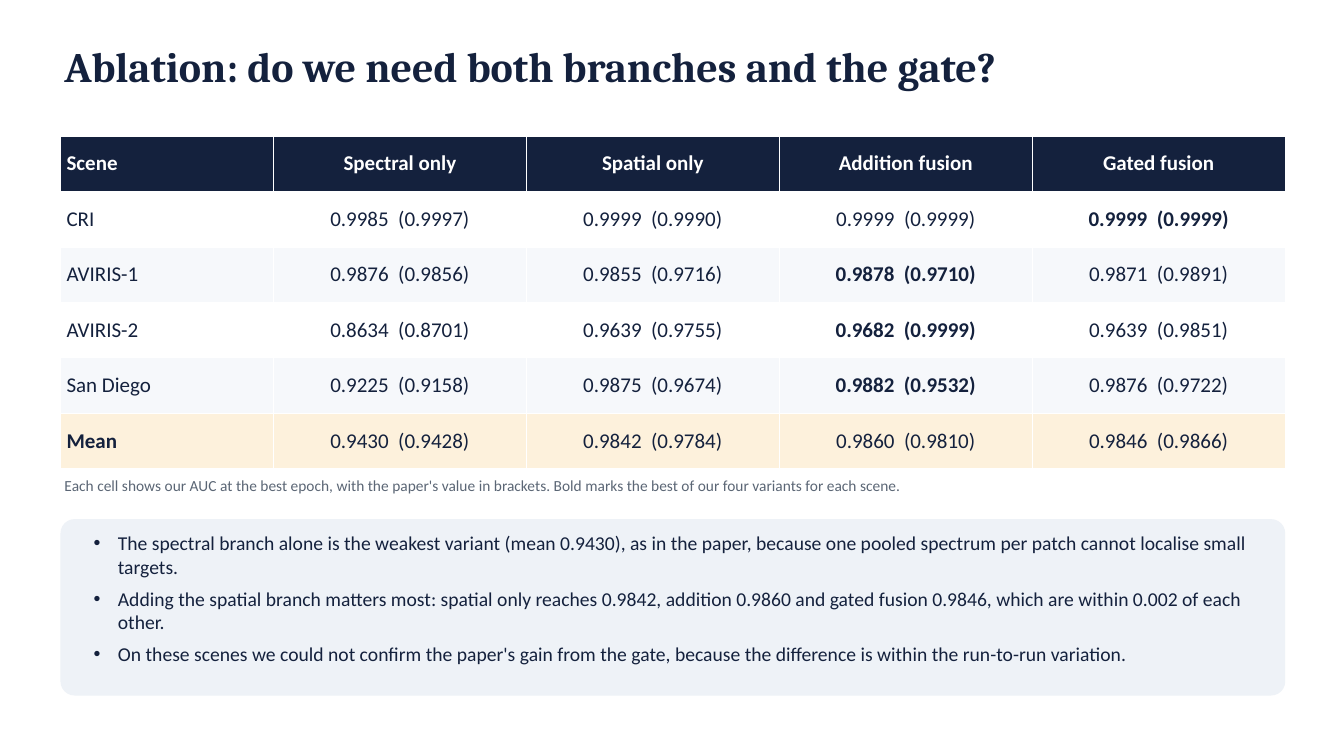
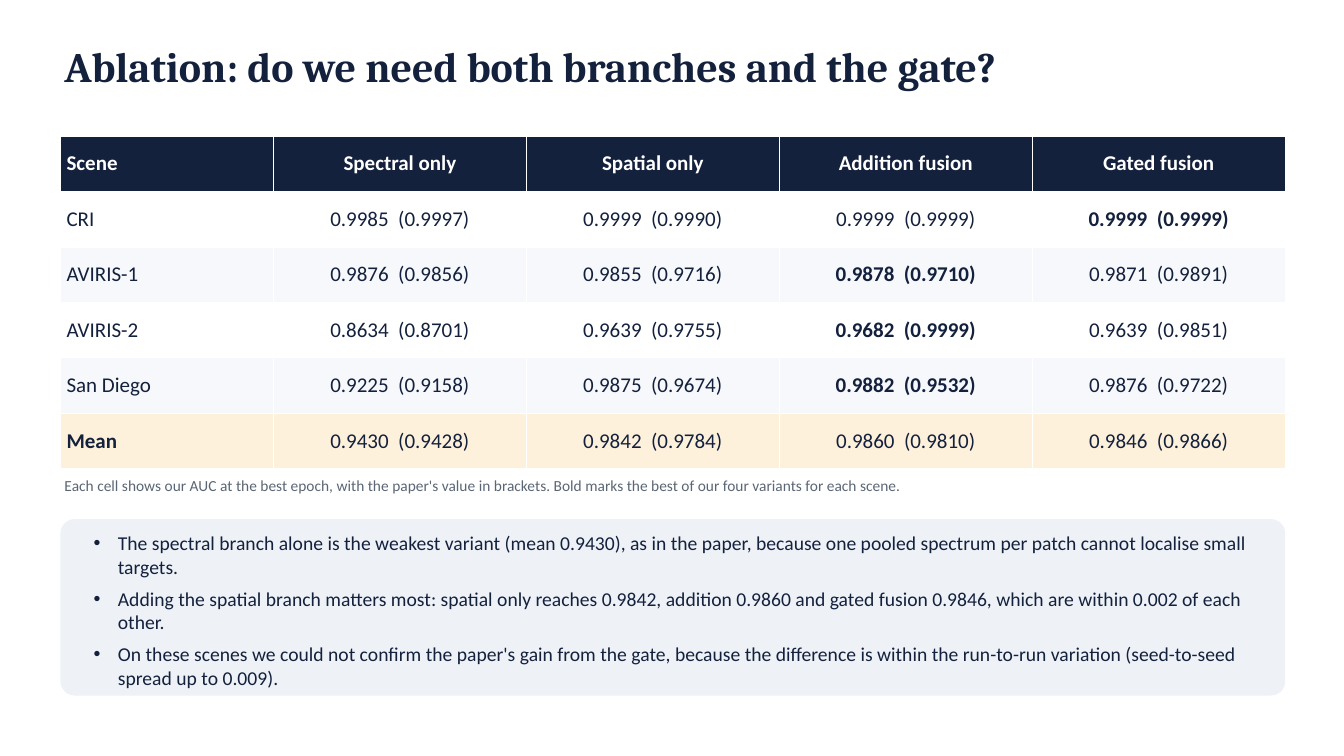
Before and after one commit to SaarthakG-Dtu/Hyperspectral_Anomaly_Detection, a slide deck: slide 13 of presentation/DMS2F-HAD_presentation.pptx. Drawn at 1344x756 pixels with LibreOffice and Linux fonts; fonts in the diff are those of the drawing. Boxes give left, top, right and bottom in pixels: in the first picture for what was removed or moved away, otherwise in the second. Text is boxed around its words. In the diff, an @@ line names an element or a change of style, - is before the commit and + after.

```diff
--- a/presentation/DMS2F-HAD_presentation.pptx
+++ b/presentation/DMS2F-HAD_presentation.pptx
@@ text at (118, 647, 1235, 688): text changed @@
-• On these scenes we could not confirm the paper's gain from the gate, because the difference is within the run-to-run variation.
+• On these scenes we could not confirm the paper's gain from the gate, because the difference is within the run-to-run variation (seed-to-seed spread up to 0.009).
```
Also in this commit, not shown: 2 other slides changed, 12 other files.
